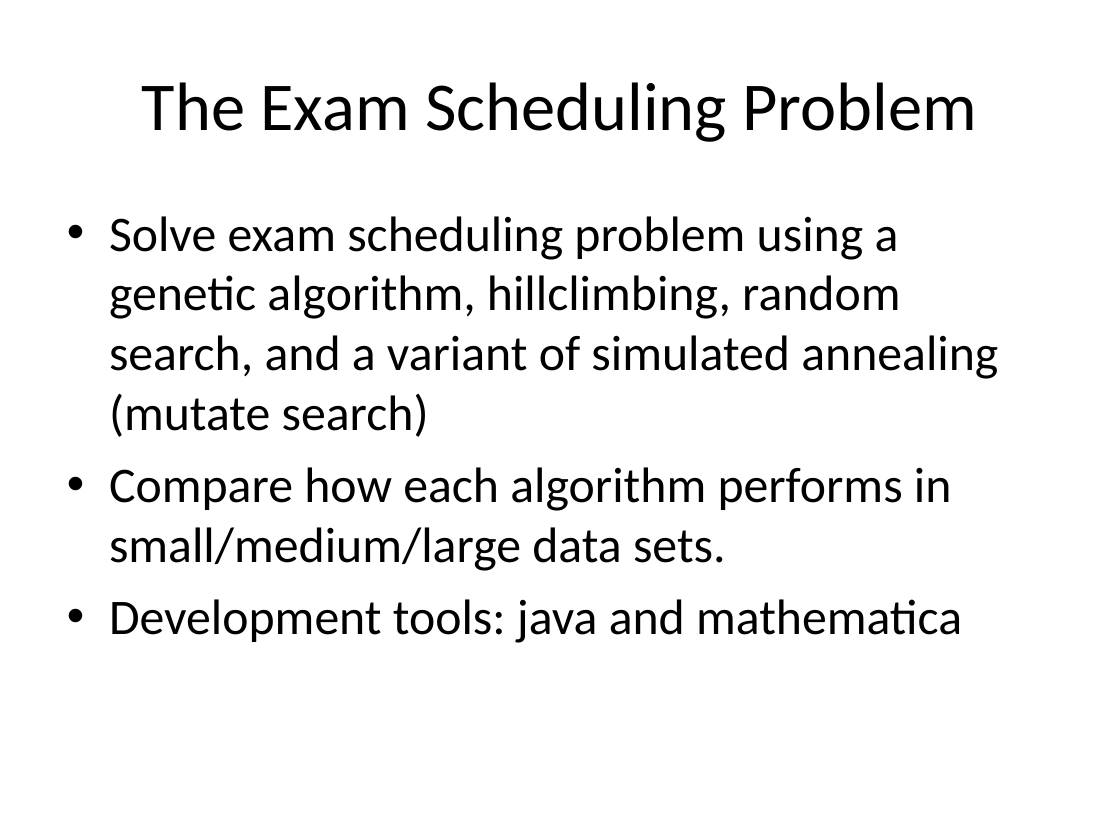
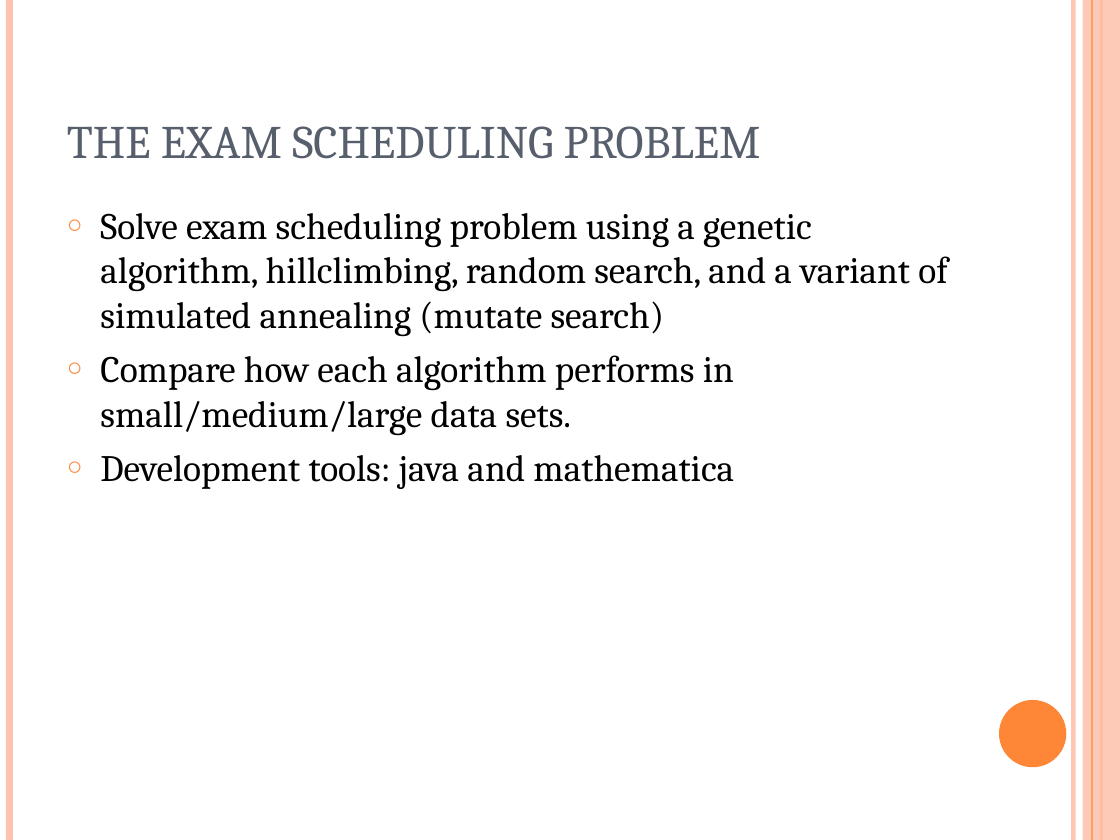
Before and after one commit to akokcam/csc384-genetic-algorithms-project, a slide deck: slide 1 of GA_TestBench/Data Files/presentation.ppt. Drawn at 1120x840 pixels with LibreOffice and Linux fonts; fonts in the diff are those of the drawing. Boxes give left, top, right and bottom in pixels: in the first picture for what was removed or moved away, otherwise in the second. Text is boxed around its words. In the diff, an @@ line names an element or a change of style, - is before the commit and + after.

```diff
--- a/GA_TestBench/Data Files/presentation.ppt
+++ b/GA_TestBench/Data Files/presentation.ppt
@@ line added from (9, 0) to (9, 840), #FEC3AE 4.51 pt @@
@@ line added from (1073, 0) to (1073, 840), #FEC3AE 3 pt @@
@@ rectangle added at box(1083, 0, 1120, 840), fill #FEC3AE at 87% opacity @@
@@ line added from (1092, 0) to (1092, 840), #FE8637 0.74 pt @@
@@ line added from (1101, 0) to (1101, 840), #FE8637 1.5 pt @@
@@ title "THE EXAM SCHEDULING PROBLEM" at box(67, 126, 761, 159): vertical alignment middle to bottom @@
@@ title at box(67, 126, 761, 159): text changed; size 44 to 30 pt; font Calibri to Cambria; text colour #000000 to #575F6D @@
-The Exam Scheduling Problem
+THE EXAM SCHEDULING PROBLEM
@@ text "Solve exam scheduling problem using ..." at box(100, 213, 948, 489): size 32 to 24 pt, font Calibri to Cambria; bullet • to ○; less space between paragraphs; bullet colour #000000 to #FE8637 @@
@@ ellipse added at box(999, 700, 1066, 767), fill #FE8637 @@
```
Also in this commit, not shown: 11 other slides changed.
